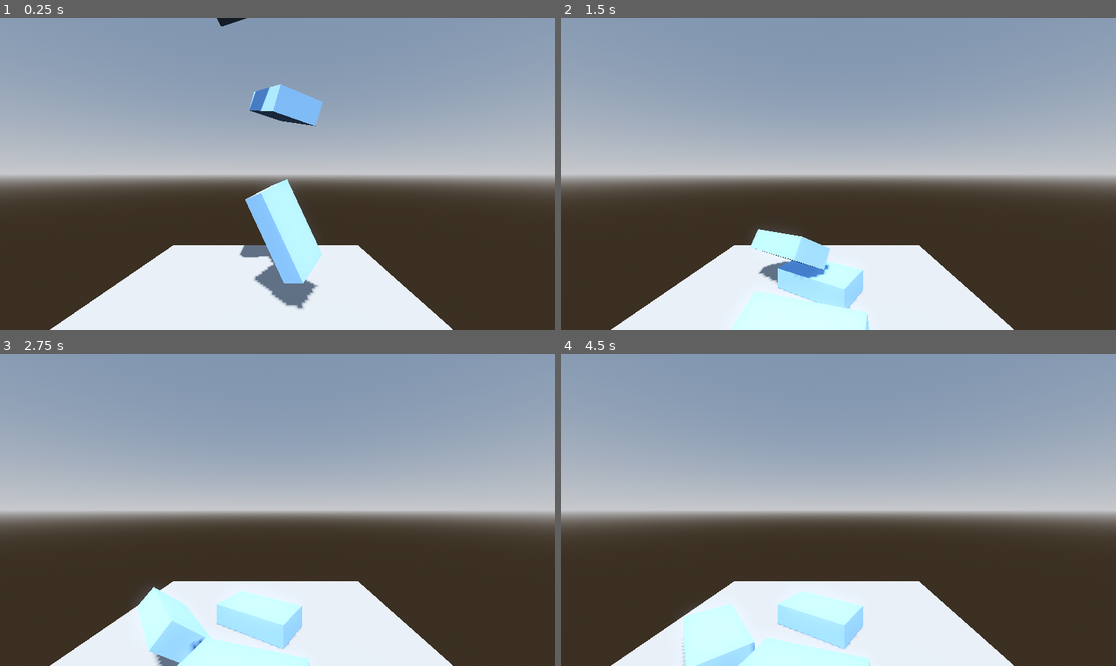
Above: before the commit, frames 1-4 (two rows, left to right).
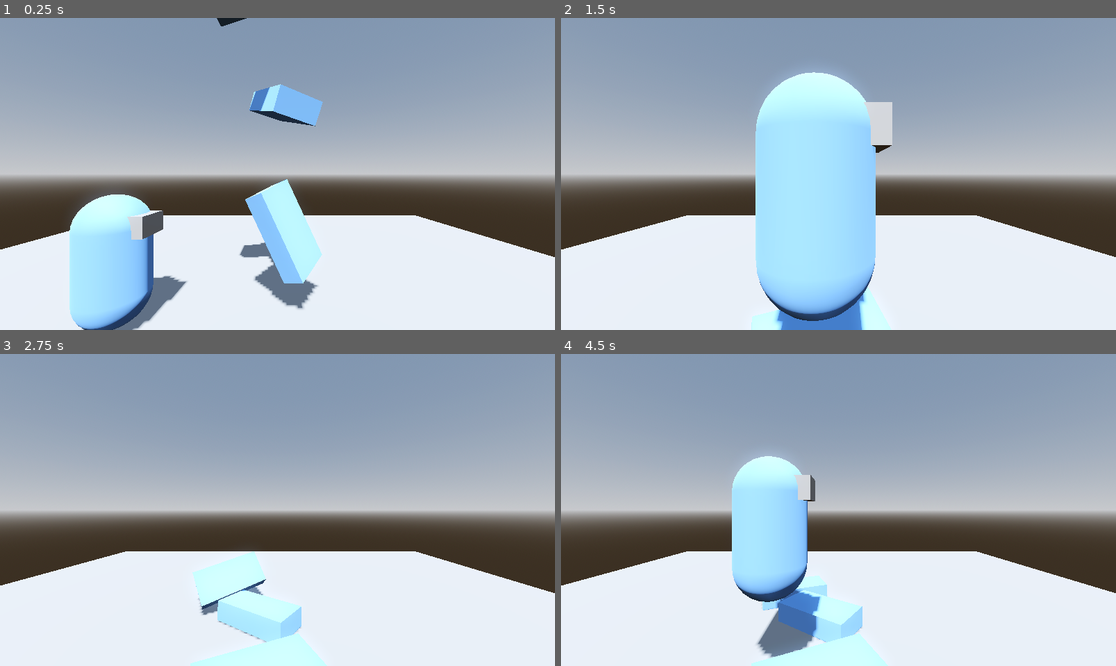
Above: after the commit, the same moments.

Repository: JuanCabaleiro87/testGodot1
Game: Godot game, scene res://Scenes/3dScene.tscn
Same seed, same stepped clock (60 frames per second), same inputs: the game is played once before the commit and once after it.
Inputs:
- Up to frame 1 (0.25 s): no input
- Up to frame 2 (1.5 s): tap Enter (ui_accept) at 0.5, 0.6, 0.77, 1.07, 1.35 s; hold Right (ui_right) 0.53-1.28 s; hold Down (ui_down) from 1.28 s (still down)
- Up to frame 3 (2.75 s): tap Enter (ui_accept) at 1.52, 1.82, 2.1 s; release Down (ui_down) at 2.03 s; hold Right (ui_right) from 2.03 s (still down)
- Up to frame 4 (4.5 s): release Right (ui_right) at 2.78 s; hold Up (ui_up) 2.78-3.53 s; tap Enter (ui_accept) at 2.85, 3.02, 3.32, 3.6, 3.77, 4.07, 4.35 s; hold Left (ui_left) from 3.53 s (still down)

The runs differ from the first frame. In frame 1, 22% of the frame differs, in the area x 0-100%, y 55-100%; in frame 2, 33%, in the area x 0-100%, y 17-100%; in frame 3, 23%; in frame 4, 28%.

Commit message:
player and movement script

Diff:
--- a/Scenes/3dScene.tscn
+++ b/Scenes/3dScene.tscn
@@ -1,6 +1,7 @@
-[gd_scene load_steps=9 format=3 uid="uid://br44lyhykrdro"]
+[gd_scene load_steps=10 format=3 uid="uid://br44lyhykrdro"]
 
 [ext_resource type="Material" uid="uid://bugf3wl0mtfwj" path="res://Materials/Cube.tres" id="1_m3c3b"]
+[ext_resource type="PackedScene" uid="uid://eoiyd18xjdlg" path="res://Scenes/Player.tscn" id="2_gy0ok"]
 
 [sub_resource type="ProceduralSkyMaterial" id="ProceduralSkyMaterial_whhqg"]
 sky_horizon_color = Color(0.64625, 0.65575, 0.67075, 1)
@@ -39,7 +40,7 @@
 transform = Transform3D(1, 0, 0, 0, 1, 0, 0, 0, 1, 0.385323, 1.22627, 3.59077)
 
 [node name="Pane" type="MeshInstance3D" parent="."]
-transform = Transform3D(3, 0, 0, 0, 1, 0, 0, 0, 3, 0, -1.08872, 0)
+transform = Transform3D(8.10184, 0, 0, 0, 1, 0, 0, 0, 7.72129, 0, -1.08872, 0)
 mesh = SubResource("PlaneMesh_b5o34")
 skeleton = NodePath("../DirectionalLight3D")
 
@@ -85,3 +86,6 @@
 [node name="CollisionShape3D" type="CollisionShape3D" parent="RigidBody3D3"]
 transform = Transform3D(-0.432891, -0.653294, -0.288261, -0.201226, 1.40541, -0.133996, 0.623139, 0, -0.243523, 0.528674, 0.547103, 0)
 shape = SubResource("ConvexPolygonShape3D_m3y4m")
+
+[node name="Player" parent="." instance=ExtResource("2_gy0ok")]
+transform = Transform3D(1, 0, 0, 0, 1, 0, 0, 0, 1, -2.12302, -0.0532467, 0.442827)
--- /dev/null
+++ b/Scenes/Player.tscn
@@ -0,0 +1,24 @@
+[gd_scene load_steps=6 format=3 uid="uid://eoiyd18xjdlg"]
+
+[ext_resource type="Material" uid="uid://bugf3wl0mtfwj" path="res://Materials/Cube.tres" id="1_6knen"]
+[ext_resource type="Script" path="res://Scripts/playerMovement.gd" id="1_8xbue"]
+
+[sub_resource type="CapsuleMesh" id="CapsuleMesh_yu4f3"]
+
+[sub_resource type="CapsuleShape3D" id="CapsuleShape3D_o13db"]
+
+[sub_resource type="BoxMesh" id="BoxMesh_12n84"]
+
+[node name="Player" type="CharacterBody3D"]
+script = ExtResource("1_8xbue")
+
+[node name="Body" type="MeshInstance3D" parent="."]
+material_override = ExtResource("1_6knen")
+mesh = SubResource("CapsuleMesh_yu4f3")
+
+[node name="CollisionShape3D" type="CollisionShape3D" parent="."]
+shape = SubResource("CapsuleShape3D_o13db")
+
+[node name="Head" type="MeshInstance3D" parent="."]
+transform = Transform3D(0.538579, 0, 0, 0, 0.320276, 0, 0, 0, 0.519544, 0.319334, 0.546, 0)
+mesh = SubResource("BoxMesh_12n84")
--- /dev/null
+++ b/Scripts/playerMovement.gd
@@ -0,0 +1,28 @@
+extends CharacterBody3D
+
+
+const SPEED = 5.0
+const JUMP_VELOCITY = 4.5
+
+
+func _physics_process(delta: float) -> void:
+	# Add the gravity.
+	if not is_on_floor():
+		velocity += get_gravity() * delta
+
+	# Handle jump.
+	if Input.is_action_just_pressed("ui_accept") and is_on_floor():
+		velocity.y = JUMP_VELOCITY
+
+	# Get the input direction and handle the movement/deceleration.
+	# As good practice, you should replace UI actions with custom gameplay actions.
+	var input_dir := Input.get_vector("ui_left", "ui_right", "ui_up", "ui_down")
+	var direction := (transform.basis * Vector3(input_dir.x, 0, input_dir.y)).normalized()
+	if direction:
+		velocity.x = direction.x * SPEED
+		velocity.z = direction.z * SPEED
+	else:
+		velocity.x = move_toward(velocity.x, 0, SPEED)
+		velocity.z = move_toward(velocity.z, 0, SPEED)
+
+	move_and_slide()
